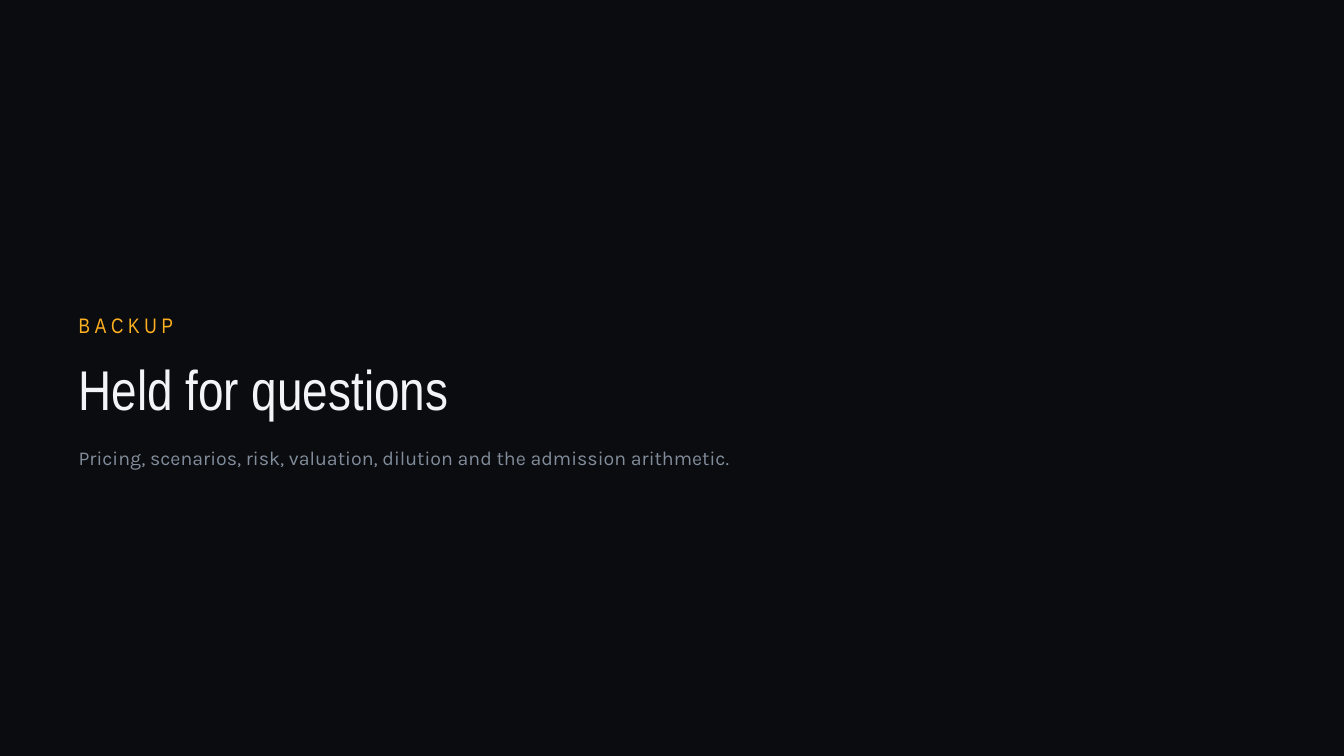
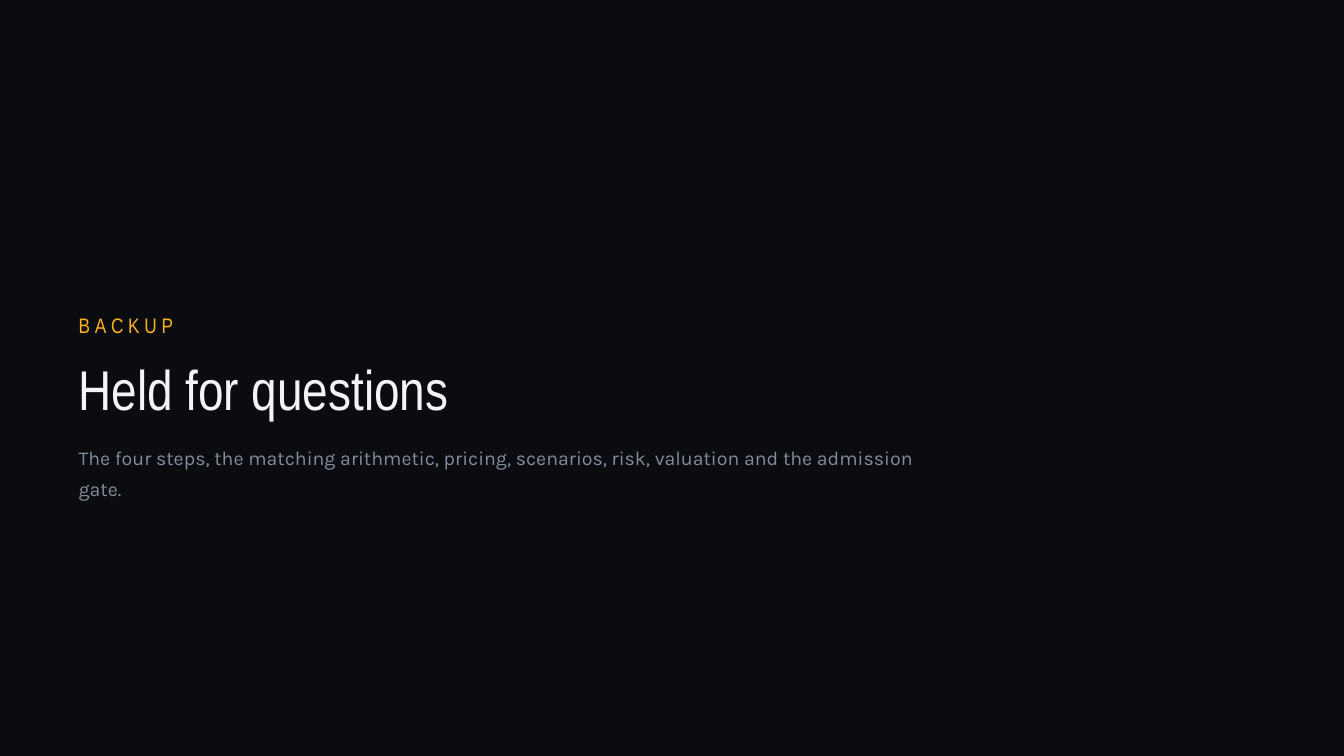
Before and after one commit to jadzoghaib/stride, a slide deck: slide 20 of deck/Stride_Pitch_Deck.pptx (slide 18 before the commit). Drawn at 1344x756 pixels with LibreOffice and Linux fonts; fonts in the diff are those of the drawing. Boxes give left, top, right and bottom in pixels: in the first picture for what was removed or moved away, otherwise in the second. Text is boxed around its words. In the diff, an @@ line names an element or a change of style, - is before the commit and + after.

```diff
--- a/deck/Stride_Pitch_Deck.pptx
+++ b/deck/Stride_Pitch_Deck.pptx
@@ text at (x1=79, y1=451, x2=913, y2=470): text changed @@
-Pricing, scenarios, risk, valuation, dilution and the admission arithmetic.
+The four steps, the matching arithmetic, pricing, scenarios, risk, valuation and the admission gate.
```
Also in this commit, not shown: 4 other slides changed, 5 slides added, 1 slide removed, 10 other files.
